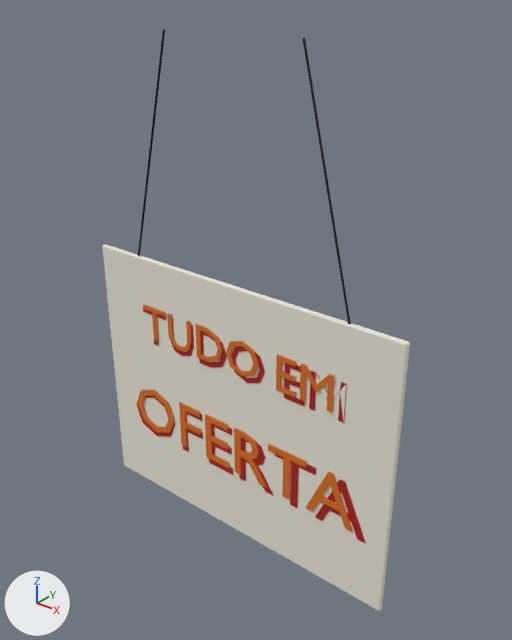
The FBX model Assets/_Game/Art/Level1/Modelos/PlacaPenduradaOferta.fbx, before and after one commit.
One viewpoint serves both versions: a 50 mm lens placed at (1.091, -1.269, 1.514), pointed at (0.046, 0.038, 0.703). The axes (+X, +Y, +Z) are drawn at lower left. The lights are the same throughout. The first picture is the older version. Where no turn or scale is listed for an object, it has been applied to the vertices.

The scene before the commit, as lines of its bpy script (objects in view):
```python
me_placapenduradaoferta = bpy.data.meshes.new('PlacaPenduradaOferta')
me_placapenduradaoferta.from_pydata(...)  # 1360 vertices, 1310 faces; spans x -0.5..0.5, y -0.013..0.013, z 0.0..1.401
# faces by material slot: [33, 12, 637, 628]
me_placapenduradaoferta.materials.append(mat_papel_branco)  # white #ece8da
me_placapenduradaoferta.materials.append(mat_metal_escuro)  # black #282a2c
me_placapenduradaoferta.materials.append(mat_tinta_vermelha)  # red #b01a18
me_placapenduradaoferta.materials.append(mat_tinta_laranja)  # orange #de701c
ob_placapenduradaoferta = bpy.data.objects.new('PlacaPenduradaOferta', me_placapenduradaoferta)
ob_placapenduradaoferta.location = (0.0, 0.0, 0.0)
```
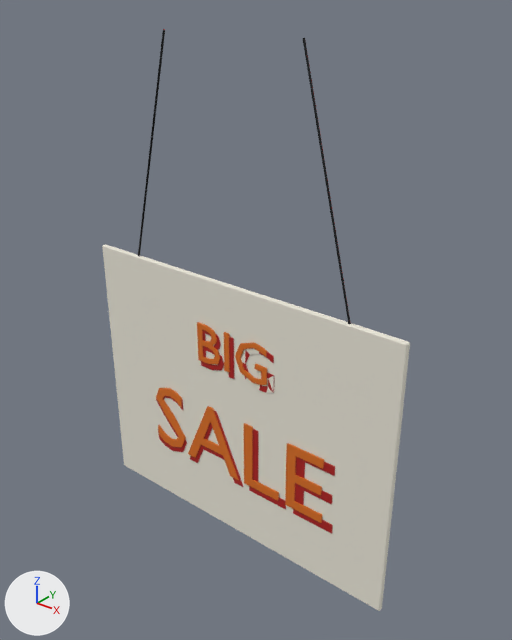
The change, as a list of edits to the scene's bpy script:
```text
Change me_placapenduradaoferta:
    remove me_placapenduradaoferta.from_pydata(...)  # 1360 vertices, 1310 faces; spans x -0.5..0.5, y -0.013..0.013, z 0.0..1.401
    add me_placapenduradaoferta.from_pydata(...)  # 872 vertices, 846 faces; spans x -0.5..0.5, y -0.013..0.013, z 0.0..1.401
    me_placapenduradaoferta part 1: the loose piece of 24 vertices spanning x 0.016..0.103, y 0.009..0.013, z 0.224..0.374 is scaled about its middle by (-1.45, -1, 1.45), then moved by (0.219, -0.019, -0.01), in mat_tinta_vermelha (red #b01a18)
    me_placapenduradaoferta part 2: the loose piece of 22 vertices spanning x -0.403..-0.257, y 0.009..0.013, z 0.224..0.375 is scaled about its middle by (-1.45, -1, 1.45), then moved by (0.259, -0.019, -0.01), in mat_tinta_vermelha (red #b01a18)
    me_placapenduradaoferta part 3: the loose piece of 24 vertices spanning x 0.002..0.095, y 0.006..0.01, z 0.206..0.365 is scaled about its middle by (-1.29, -1, 1.29), then moved by (0.201, -0.019, 0.017), in mat_tinta_laranja (orange #de701c)
    me_placapenduradaoferta part 4: the loose piece of 22 vertices spanning x -0.442..-0.286, y 0.006..0.01, z 0.206..0.366 is scaled about its middle by (-1.29, -1, 1.29), then moved by (0.284, -0.019, 0.017), in mat_tinta_laranja (orange #de701c)
    me_placapenduradaoferta part 5: the loose piece of 24 vertices spanning x -0.103..-0.016, y -0.013..-0.009, z 0.224..0.374 is scaled about its middle by (-1.45, -1, 1.45), then moved by (-0.219, 0.019, -0.01), in mat_tinta_vermelha (red #b01a18)
    me_placapenduradaoferta part 6: the loose piece of 22 vertices spanning x 0.257..0.403, y -0.013..-0.009, z 0.224..0.375 is scaled about its middle by (-1.45, -1, 1.45), then moved by (-0.259, 0.019, -0.01), in mat_tinta_vermelha (red #b01a18)
    me_placapenduradaoferta part 7: the loose piece of 24 vertices spanning x -0.095..-0.002, y -0.01..-0.006, z 0.206..0.365 is scaled about its middle by (-1.29, -1, 1.29), then moved by (-0.201, 0.019, 0.017), in mat_tinta_laranja (orange #de701c)
    me_placapenduradaoferta part 8: the loose piece of 22 vertices spanning x 0.286..0.442, y -0.01..-0.006, z 0.206..0.366 is scaled about its middle by (-1.29, -1, 1.29), then moved by (-0.284, 0.019, 0.017), in mat_tinta_laranja (orange #de701c)
    me_placapenduradaoferta part 9: the loose piece of 48 vertices spanning x 0.022..0.145, y -0.01..-0.006, z 0.206..0.365 is rebuilt with 12 vertices and now spans x 0.042..0.164, y -0.013..-0.009, z 0.2..0.405, in mat_tinta_laranja (orange #de701c)
    me_placapenduradaoferta part 10: the loose piece of 32 vertices spanning x -0.403..-0.232, y -0.01..-0.006, z 0.204..0.367 is rebuilt with 44 vertices and now spans x -0.31..-0.187, y -0.01..-0.006, z 0.178..0.4
    me_placapenduradaoferta part 11: the loose piece of 32 vertices spanning x -0.004..0.112, y -0.01..-0.006, z 0.537..0.648 is rebuilt with 44 vertices and now spans x 0.03..0.142, y -0.01..-0.006, z 0.53..0.656
    me_placapenduradaoferta part 12: the loose piece of 32 vertices spanning x -0.393..-0.232, y -0.013..-0.009, z 0.222..0.376 is rebuilt with 44 vertices and now spans x -0.305..-0.189, y -0.013..-0.009, z 0.197..0.407
    me_placapenduradaoferta part 13: the loose piece of 32 vertices spanning x -0.017..0.093, y -0.013..-0.009, z 0.554..0.659 is rebuilt with 44 vertices and now spans x 0.015..0.121, y -0.013..-0.009, z 0.547..0.666
    me_placapenduradaoferta part 14: the loose piece of 28 vertices spanning x -0.125..-0.031, y -0.013..-0.009, z 0.555..0.657 is rebuilt with 52 vertices and now spans x -0.119..-0.04, y -0.013..-0.009, z 0.549..0.665
    me_placapenduradaoferta part 15: the loose piece of 28 vertices spanning x -0.119..-0.019, y -0.01..-0.006, z 0.538..0.647 is rebuilt with 52 vertices and now spans x -0.112..-0.028, y -0.01..-0.006, z 0.532..0.655
    me_placapenduradaoferta part 16: 26 loose pieces with 664 vertices, spanning x -0.356..0.356, y -0.013..0.013, z 0.206..0.657, are deleted
    me_placapenduradaoferta part 17: 56 vertices added at x -0.188..0.188, y -0.013..0.013, z 0.181..0.665
    other edits to the shape of me_placapenduradaoferta do not show in these pictures
```

Location of each change, [x1, y1, x2, y2] in pixels of the pictures (512 x 640 px; the box of a moved part takes in the faces that stretch with it):
part 1 of me_placapenduradaoferta, moved or reshaped (not visible before)
    after: [293, 456, 335, 534]
part 2 of me_placapenduradaoferta, moved or reshaped (not visible before)
    after: [190, 411, 243, 487]
part 3 of me_placapenduradaoferta, moved or reshaped (not visible before)
    after: [285, 443, 324, 523]
part 4 of me_placapenduradaoferta, moved or reshaped (not visible before)
    after: [188, 406, 239, 480]
part 5 of me_placapenduradaoferta, moved or reshaped (not visible afterwards)
    before: [205, 414, 230, 469]
part 6 of me_placapenduradaoferta, moved or reshaped (not visible afterwards)
    before: [306, 472, 353, 532]
part 7 of me_placapenduradaoferta, moved or reshaped (not visible afterwards)
    before: [209, 423, 233, 475]
part 8 of me_placapenduradaoferta, moved or reshaped (not visible afterwards)
    before: [315, 479, 366, 543]
part 9 of me_placapenduradaoferta, rebuilt
    before: [239, 437, 273, 495]
    after: [244, 423, 279, 501]
part 10 of me_placapenduradaoferta, rebuilt (20% narrower, 30% taller)
    before: [136, 394, 175, 437]
    after: [156, 396, 187, 452]
part 11 of me_placapenduradaoferta, rebuilt (21% taller)
    before: [231, 346, 265, 383]
    after: [241, 348, 274, 393]
part 12 of me_placapenduradaoferta, rebuilt (18% narrower, 36% taller)
    before: [138, 390, 175, 433]
    after: [156, 388, 186, 447]
part 13 of me_placapenduradaoferta, rebuilt (22% taller)
    before: [226, 341, 259, 376]
    after: [235, 342, 267, 385]
part 14 of me_placapenduradaoferta, rebuilt (17% narrower, 10% taller)
    before: [195, 324, 223, 362]
    after: [197, 322, 220, 364]
part 15 of me_placapenduradaoferta, rebuilt (17% narrower, 16% taller)
    before: [199, 331, 227, 367]
    after: [201, 329, 224, 371]
part 16 of me_placapenduradaoferta, deleted
    before: [143, 304, 347, 508]
part 17 of me_placapenduradaoferta, added
    after: [224, 332, 286, 509]
